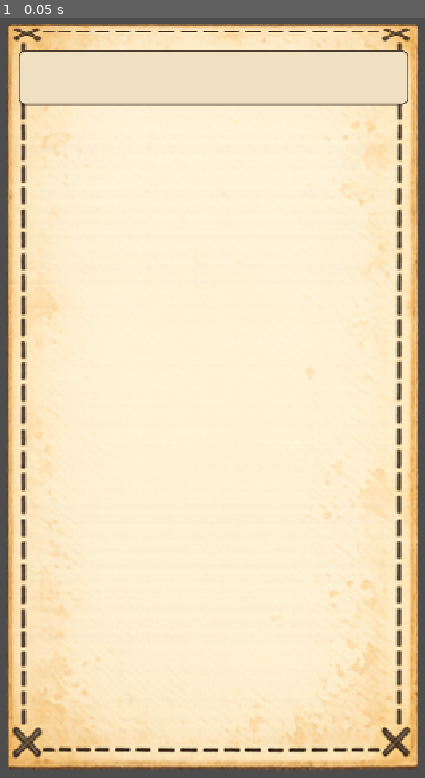
Above: before the commit, frame 1.
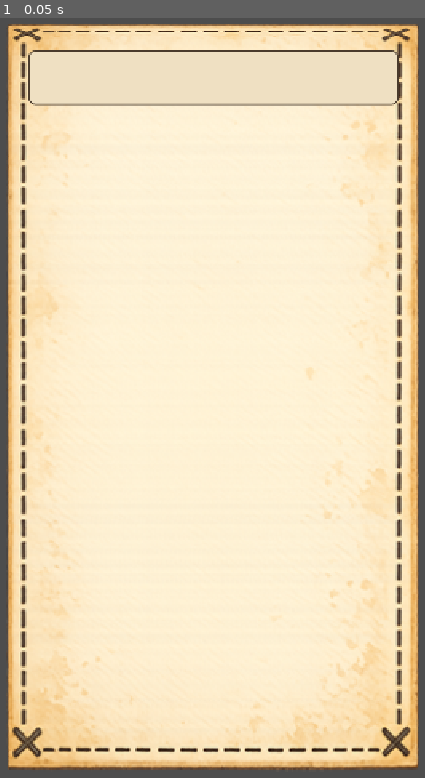
Above: after the commit, the same moment.

Repository: phirogue/SparkyGames
Game: Godot game, scene res://scenes/battle.tscn
The game is run twice, just before and just after one commit, with the same random seed, the same clock (stepped at 60 frames per second) and the same inputs. This scene is started directly instead of the project's main scene.
Inputs:
- Up to frame 1 (0.05 s): no input

The runs differ from the first frame. In frame 1, 0.3% of the frame differs, in the area x 4-96%, y 4-12%.
Error before the commit: Invalid access to property or key 'name' on a base object of type 'Dictionary'. (res://scenes/battle.gd:324)
Error after the commit: Invalid access to property or key 'name' on a base object of type 'Dictionary'. (res://scenes/battle.gd:331)

Commit message:
Fix eight battle defects: flat button boxes, rope texture restored
Root cause of buttons-smaller-than-text: generated button textures
carry transparent padding, so textured styleboxes rendered inside the
button rect. All button styleboxes are now drawn (parchment/amber
flats) and always encase their labels — theme-wide. Side margins
widened to 64 so the banner and Slip Away clear the stitching; rule
card and detail popup size from measured text; portrait up to
300x366; status icons 56px; detail popup shows the magnified card
art left with text right. The thread-of-life now draws the REAL rope
art: content-region auto-detection crops the opaque band out of the
padded canvas before tiling (the invisible-rope mystery: the rope
occupied ~15% of its texture height). 38 tests green; tour verified.

Co-Authored-By: Claude Fable 5 <noreply@anthropic.com>

Diff:
--- a/game/scenes/battle.gd
+++ b/game/scenes/battle.gd
@@ -86,6 +86,7 @@
 var skills_grid: GridContainer
 var detail_panel: PanelContainer
 var detail_label: Label
+var detail_art: TextureRect
 var detail_use: Button
 var approach_overlay: Control
 var approach_panel: Control
@@ -171,7 +172,13 @@
 		_effect_summary(def),
 		String(def.get("flavor", "")),
 	]
-	detail_label.text = "\n".join(lines)
+	var text := "\n".join(lines)
+	detail_label.text = text
+	# Measured height so the popup always encases its text (reusable-fit rule).
+	var wrap := 592.0 - 160.0 - 16.0 - 44.0
+	detail_label.custom_minimum_size = UITheme.measure_text(
+		text, UITheme.body_font(), 26, wrap) + Vector2(0, 10)
+	detail_art.texture = UITheme.tex("sk_" + skill_id)
 	detail_use.disabled = not _skill_playable(skill_id)
 	detail_panel.visible = true
 
@@ -304,12 +311,12 @@
 	var margin := MarginContainer.new()
 	margin.set_anchors_preset(Control.PRESET_FULL_RECT)
 	for side in ["left", "right"]:
-		margin.add_theme_constant_override("margin_" + side, 48)
+		margin.add_theme_constant_override("margin_" + side, 64)
 	margin.add_theme_constant_override("margin_top", 54)
 	margin.add_theme_constant_override("margin_bottom", 92)
 	add_child(margin)
 	var root := VBoxContainer.new()
-	root.add_theme_constant_override("separation", 8)
+	root.add_theme_constant_override("separation", 6)
 	margin.add_child(root)
 
 	# --- Zone A: header — location banner left, rule card right -----------
@@ -328,19 +335,19 @@
 	loc.vertical_alignment = VERTICAL_ALIGNMENT_CENTER
 	banner.add_child(loc)
 	var rule_card := PanelContainer.new()
-	rule_card.custom_minimum_size = Vector2(232, 0)
+	rule_card.custom_minimum_size = Vector2(220, 0)
 	header.add_child(rule_card)
 	var rule_label := Label.new()
 	rule_label.text = environment_def.get("rule_text", "")
-	rule_label.add_theme_font_size_override("font_size", 22)
+	rule_label.add_theme_font_size_override("font_size", 20)
 	rule_label.add_theme_color_override("font_color", UITheme.INK)
 	rule_label.autowrap_mode = TextServer.AUTOWRAP_WORD_SMART
 	rule_label.vertical_alignment = VERTICAL_ALIGNMENT_CENTER
 	# Autowrap labels don't reserve height in HBoxes: measure explicitly so
 	# the card grows to fit its text (reusable-fit rule).
-	var rule_wrap := 232.0 - 40.0
+	var rule_wrap := 220.0 - 44.0
 	rule_label.custom_minimum_size = UITheme.measure_text(
-		rule_label.text, UITheme.body_font(), 22, rule_wrap) + Vector2(0, 6)
+		rule_label.text, UITheme.body_font(), 20, rule_wrap) + Vector2(0, 14)
 	rule_card.add_child(rule_label)
 
 	hint_label = Label.new()
@@ -354,7 +361,7 @@
 	# --- Zone B: opponent -------------------------------------------------
 	var enemy_row := HBoxContainer.new()
 	enemy_row.add_theme_constant_override("separation", 16)
-	enemy_row.custom_minimum_size = Vector2(0, 330)
+	enemy_row.custom_minimum_size = Vector2(0, 366)
 	root.add_child(enemy_row)
 	enemy_art = _framed_portrait(catalog.enemies[state.enemy_id].get("image", ""),
 		String(catalog.enemies[state.enemy_id]["name"]))
@@ -425,7 +432,7 @@
 	enemy_col.add_child(alarm_label)
 
 	# --- Zone C: chronicle strip ------------------------------------------
-	var log_plate := _plate(42)
+	var log_plate := _plate(40)
 	root.add_child(log_plate)
 	log_label = Label.new()
 	log_label.add_theme_font_override("font", UITheme.italic_font())
@@ -453,7 +460,7 @@
 	deck_label = _status_chip(status_row, "ui/ui_spool")
 	_divider(status_row)
 	turn_label = Label.new()
-	turn_label.add_theme_font_size_override("font_size", 22)
+	turn_label.add_theme_font_size_override("font_size", 26)
 	turn_label.add_theme_color_override("font_color", UITheme.INK_SOFT)
 	status_row.add_child(turn_label)
 
@@ -463,7 +470,7 @@
 	banked_row.alignment = BoxContainer.ALIGNMENT_CENTER
 	root.add_child(banked_row)
 	hand_fan = Control.new()
-	hand_fan.custom_minimum_size = Vector2(0, 150)
+	hand_fan.custom_minimum_size = Vector2(0, 144)
 	root.add_child(hand_fan)
 
 	# --- Zone F: skills tray ----------------------------------------------
@@ -476,28 +483,53 @@
 	tray.add_child(skills_grid)
 
 	# Detail panel floats above the action row.
+	# Detail popup (owner layout): magnified CARD ART on the left, measured
+	# text on the right, buttons that always encase their labels.
 	detail_panel = PanelContainer.new()
 	detail_panel.visible = false
 	add_child(detail_panel)
 	detail_panel.set_anchors_preset(Control.PRESET_BOTTOM_WIDE)
 	detail_panel.grow_vertical = Control.GROW_DIRECTION_BEGIN
-	detail_panel.offset_left = 40
-	detail_panel.offset_right = -40
-	detail_panel.offset_bottom = -150
+	detail_panel.offset_left = 56
+	detail_panel.offset_right = -56
+	detail_panel.offset_bottom = -160
 	var detail_box := VBoxContainer.new()
-	detail_box.add_theme_constant_override("separation", 8)
+	detail_box.add_theme_constant_override("separation", 12)
 	detail_panel.add_child(detail_box)
+	var detail_body := HBoxContainer.new()
+	detail_body.add_theme_constant_override("separation", 16)
+	detail_box.add_child(detail_body)
+	var art_holder := PanelContainer.new()
+	var art_style := StyleBoxFlat.new()
+	art_style.bg_color = Color("f4e7cd")
+	art_style.set_border_width_all(3)
+	art_style.border_color = UITheme.INK
+	art_style.set_corner_radius_all(12)
+	art_style.set_content_margin_all(6)
+	art_holder.add_theme_stylebox_override("panel", art_style)
+	art_holder.custom_minimum_size = Vector2(160, 160)
+	art_holder.size_flags_vertical = Control.SIZE_SHRINK_CENTER
+	detail_body.add_child(art_holder)
+	detail_art = TextureRect.new()
+	detail_art.expand_mode = TextureRect.EXPAND_IGNORE_SIZE
+	detail_art.stretch_mode = TextureRect.STRETCH_KEEP_ASPECT_COVERED
+	detail_art.clip_contents = true
+	art_holder.add_child(detail_art)
 	detail_label = Label.new()
 	detail_label.add_theme_font_size_override("font_size", 26)
 	detail_label.autowrap_mode = TextServer.AUTOWRAP_WORD_SMART
-	detail_box.add_child(detail_label)
+	detail_label.size_flags_horizontal = Control.SIZE_EXPAND_FILL
+	detail_label.vertical_alignment = VERTICAL_ALIGNMENT_CENTER
+	detail_body.add_child(detail_label)
 	var detail_buttons := HBoxContainer.new()
-	detail_buttons.add_theme_constant_override("separation", 10)
+	detail_buttons.add_theme_constant_override("separation", 12)
 	detail_box.add_child(detail_buttons)
 	detail_use = Button.new()
 	detail_use.text = "Use"
 	detail_use.custom_minimum_size = Vector2(0, 96)
 	detail_use.size_flags_horizontal = Control.SIZE_EXPAND_FILL
+	detail_use.add_theme_font_override("font", UITheme.display_font())
+	detail_use.add_theme_font_size_override("font_size", 34)
 	detail_use.add_theme_stylebox_override("normal", UITheme.amber_stylebox())
 	detail_use.add_theme_stylebox_override("hover", UITheme.amber_stylebox(Color(1.08, 1.05, 1.0)))
 	detail_use.add_theme_stylebox_override("pressed", UITheme.amber_stylebox(Color(0.85, 0.8, 0.75)))
@@ -505,7 +537,7 @@
 	detail_buttons.add_child(detail_use)
 	var detail_cancel := Button.new()
 	detail_cancel.text = "Not now"
-	detail_cancel.custom_minimum_size = Vector2(200, 96)
+	detail_cancel.custom_minimum_size = Vector2(190, 96)
 	detail_cancel.pressed.connect(_close_detail)
 	detail_buttons.add_child(detail_cancel)
 
@@ -649,7 +681,7 @@
 
 func _framed_portrait(image_id: String, description: String) -> Control:
 	var holder := Control.new()
-	holder.custom_minimum_size = Vector2(258, 330)
+	holder.custom_minimum_size = Vector2(300, 366)
 	var art := UITheme.art_or_placeholder(image_id, description)
 	art.set_anchors_preset(Control.PRESET_FULL_RECT)
 	art.set_offset(SIDE_LEFT, 38)
@@ -678,10 +710,10 @@
 	icon.texture = UITheme.tex(icon_id)
 	icon.expand_mode = TextureRect.EXPAND_IGNORE_SIZE
 	icon.stretch_mode = TextureRect.STRETCH_KEEP_ASPECT_CENTERED
-	icon.custom_minimum_size = Vector2(38, 38)
+	icon.custom_minimum_size = Vector2(56, 56)
 	chip.add_child(icon)
 	var label := Label.new()
-	label.add_theme_font_size_override("font_size", 28)
+	label.add_theme_font_size_override("font_size", 32)
 	label.add_theme_color_override("font_color", UITheme.INK)
 	chip.add_child(label)
 	return label
@@ -740,12 +772,12 @@
 	var n := state.hand.size()
 	if n == 0:
 		return
-	var card_size := Vector2(100, 136)
-	var overlap_step := 88.0
+	var card_size := Vector2(94, 128)
+	var overlap_step := 82.0
 	var total_width := overlap_step * (n - 1) + card_size.x
 	var start_x: float = (hand_fan.size.x - total_width) / 2.0
 	if hand_fan.size.x <= 1:  # first layout pass: estimate from zone width
-		start_x = (624.0 - total_width) / 2.0
+		start_x = (592.0 - total_width) / 2.0
 	var center := (n - 1) / 2.0
 	for i in n:
 		var b := _card_button(state.hand[i], 1.0)
@@ -764,7 +796,7 @@
 	var humour: String = card["humour"]
 	var b := Button.new()
 	b.flat = true
-	b.custom_minimum_size = Vector2(100, 136) * scale
+	b.custom_minimum_size = Vector2(94, 128) * scale
 	b.size = b.custom_minimum_size
 	var frame := TextureRect.new()
 	frame.texture = UITheme.tex(HUMOUR_CARD_FRAME.get(humour, ""))
@@ -811,7 +843,7 @@
 	var def: Dictionary = catalog.skills[skill_id]
 	var b := Button.new()
 	b.flat = true
-	b.custom_minimum_size = Vector2(148, 118)
+	b.custom_minimum_size = Vector2(142, 112)
 	var card := PanelContainer.new()
 	var card_style := StyleBoxFlat.new()
 	card_style.bg_color = Color("f4e7cd")
@@ -930,7 +962,7 @@
 
 func _log(line: String) -> void:
 	log_lines.append(line)
-	while log_lines.size() > 2:
+	while log_lines.size() > 1:
 		log_lines.remove_at(0)
 	if log_label != null:
 		log_label.text = "\n".join(log_lines)
--- a/game/ui/thread_bar.gd
+++ b/game/ui/thread_bar.gd
@@ -11,6 +11,31 @@
 var max_value := 20
 var _shown := 1.0
 var _target := 1.0
+
+## Generated art often floats in transparent padding; find the real pixels
+## once so region-drawing uses the rope, not the empty canvas around it.
+static var _regions: Dictionary = {}
+
+static func _content_region(tex: Texture2D, key: String) -> Rect2:
+	if _regions.has(key):
+		return _regions[key]
+	var img := tex.get_image()
+	var min_x := img.get_width()
+	var min_y := img.get_height()
+	var max_x := -1
+	var max_y := -1
+	for y in img.get_height():
+		for x in img.get_width():
+			if img.get_pixel(x, y).a > 0.2:
+				min_x = mini(min_x, x)
+				min_y = mini(min_y, y)
+				max_x = maxi(max_x, x)
+				max_y = maxi(max_y, y)
+	var region := Rect2(0, 0, img.get_width(), img.get_height())
+	if max_x >= 0:
+		region = Rect2(min_x, min_y, max_x - min_x + 1, max_y - min_y + 1)
+	_regions[key] = region
+	return region
 
 
 func _ready() -> void:
@@ -42,9 +67,33 @@
 	var h := size.y
 	var mid := h / 2.0
 	var rope_w := size.x * _shown
+	var segment := UITheme.tex("ui/ui_thread_segment")
+	var fray := UITheme.tex("ui/ui_thread_fray")
+	if segment != null and rope_w > 4.0:
+		# The REAL rope art (owner requirement), content-cropped and tiled.
+		var src := _content_region(segment, "segment")
+		var tile_w: float = h * src.size.x / src.size.y
+		var x := 0.0
+		while x < rope_w:
+			var w := minf(tile_w, rope_w - x)
+			draw_texture_rect_region(segment, Rect2(x, 0, w, h),
+				Rect2(src.position.x, src.position.y,
+					src.size.x * (w / tile_w), src.size.y))
+			x += tile_w
+		if fray != null and _shown < 0.999:
+			var fray_src := _content_region(fray, "fray")
+			var fray_h := h * 1.5
+			var fray_w: float = fray_h * fray_src.size.x / fray_src.size.y
+			draw_texture_rect_region(fray,
+				Rect2(rope_w - 4, mid - fray_h / 2.0, fray_w, fray_h), fray_src)
+		if _shown < 0.999:
+			var dash_start: float = rope_w + (26.0 if fray != null else 8.0)
+			draw_dashed_line(Vector2(dash_start, mid), Vector2(size.x - 6, mid), DASH, 2.0, 8.0)
+			draw_line(Vector2(size.x - 3, mid - 6), Vector2(size.x - 3, mid + 6), DASH, 2.0)
+		return
+	# Fallback: procedural rope if textures are missing.
 	var thickness := clampf(h * 0.42, 6.0, 12.0)
 	if rope_w > 4.0:
-		# The rope: a rounded bar with diagonal twist ticks.
 		draw_line(Vector2(2, mid), Vector2(rope_w - 2, mid), ROPE, thickness)
 		var x := 6.0
 		while x < rope_w - 8.0:
--- a/game/ui/ui_theme.gd
+++ b/game/ui/ui_theme.gd
@@ -106,12 +106,40 @@
 	return box
 
 
-static func amber_stylebox(modulate := Color.WHITE) -> StyleBoxTexture:
-	return stylebox("ui_btn_amber", 26, modulate)
+## Buttons are DRAWN, not textured: the generated button art carries
+## transparent padding that makes textured styleboxes render smaller than
+## the button rect (text escaping its box). Flat boxes always encase.
+static func amber_stylebox(modulate := Color.WHITE) -> StyleBoxFlat:
+	var box := StyleBoxFlat.new()
+	box.bg_color = Color("e0913a") * modulate
+	box.set_border_width_all(3)
+	box.border_color = Color("5e3a1a")
+	box.set_corner_radius_all(14)
+	box.set_content_margin_all(14)
+	return box
 
 
-static func dark_stylebox(modulate := Color.WHITE) -> StyleBoxTexture:
-	return stylebox("ui_btn_dark", 22, modulate)
+static func dark_stylebox(modulate := Color.WHITE) -> StyleBoxFlat:
+	var box := StyleBoxFlat.new()
+	box.bg_color = Color("2e3446") * modulate
+	box.set_border_width_all(3)
+	box.border_color = Color("1a1d28")
+	box.set_corner_radius_all(12)
+	box.set_content_margin_all(12)
+	return box
+
+
+static func parchment_button_stylebox(modulate := Color.WHITE) -> StyleBoxFlat:
+	var box := StyleBoxFlat.new()
+	box.bg_color = Color("f0e2c4") * modulate
+	box.set_border_width_all(3)
+	box.border_color = Color("4a3b2c")
+	box.set_corner_radius_all(12)
+	box.set_content_margin(SIDE_LEFT, 18)
+	box.set_content_margin(SIDE_RIGHT, 18)
+	box.set_content_margin(SIDE_TOP, 12)
+	box.set_content_margin(SIDE_BOTTOM, 12)
+	return box
 
 
 static func strip_stylebox() -> StyleBoxTexture:
@@ -128,11 +156,13 @@
 	# standard (see docs/research/2026-07-30-mobile-ui-research.md).
 	theme.default_font_size = 30
 
-	# Buttons: parchment 9-patch, pressed/hover as tint variants.
-	theme.set_stylebox("normal", "Button", stylebox("ui_btn_parchment", 22))
-	theme.set_stylebox("hover", "Button", stylebox("ui_btn_parchment", 22, Color(1.05, 1.02, 0.95)))
-	theme.set_stylebox("pressed", "Button", stylebox("ui_btn_parchment", 22, Color(0.88, 0.84, 0.76)))
-	theme.set_stylebox("disabled", "Button", stylebox("ui_btn_parchment", 22, Color(1, 1, 1, 0.5)))
+	# Buttons: drawn parchment (see parchment_button_stylebox note).
+	theme.set_stylebox("normal", "Button", parchment_button_stylebox())
+	theme.set_stylebox("hover", "Button", parchment_button_stylebox(Color(1.05, 1.02, 0.95)))
+	theme.set_stylebox("pressed", "Button", parchment_button_stylebox(Color(0.88, 0.84, 0.76)))
+	var disabled_box := parchment_button_stylebox()
+	disabled_box.bg_color.a = 0.5
+	theme.set_stylebox("disabled", "Button", disabled_box)
 	theme.set_stylebox("focus", "Button", StyleBoxEmpty.new())
 	theme.set_color("font_color", "Button", INK)
 	theme.set_color("font_hover_color", "Button", INK)
